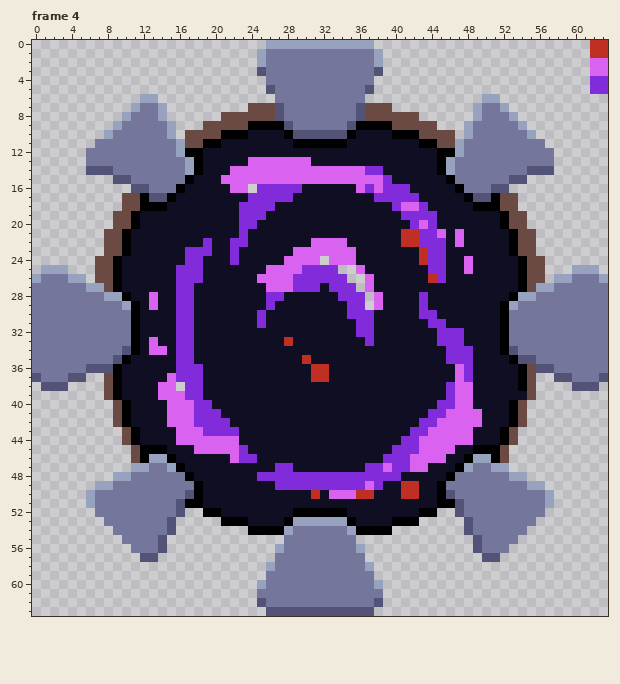
File history of a pixel-art file, Assets/Sprites/Tower&Trap Sprites/Spawner/Enemy_Portal.aseprite. The picture above was drawn from the file before the commit.
64x64 pixels, 6 frames. Shown: frame 4. The commit also changed other frames, which this record leaves out.
And afterwards:
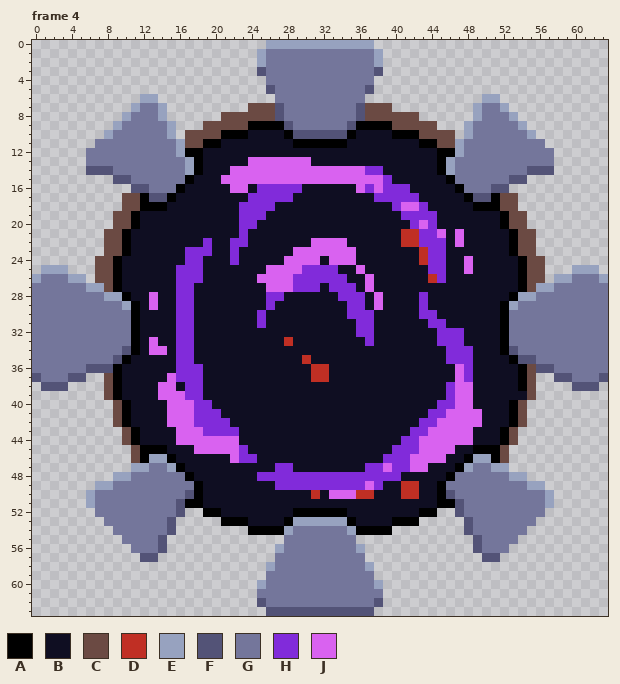
Palette (. is transparent): A #000000  B #0f0e22  C #6b4a43  D #c02f24  E #97a2bf  F #535377  G #74769b  H #812bda  J #d962f0
Changes in this commit:
--- frame 4
@@ x 60..63 @@
- 0 ..DD
- 1 ..DD
- 2 ..JJ
- 3 ..JJ
- 4 ..HH
- 5 ..HH
+ 0 ....
+ 1 ....
+ 2 ....
+ 3 ....
+ 4 ....
+ 5 ....
  6 ....
@@ x 22..26 @@
 15 JJJJJ
-16 JJ.HH
+16 JJBHH
 17 BBHHH
@@ x 30..39 @@
 23 JJJJJJBBBB
-24 JJ.JJJBBBB
-25 HHHH..JBBB
-26 HHHHH..JBB
-27 HHBHHH.JBB
-28 BBBBHHH.JB
-29 BBBBBHH.JB
+24 JJBJJJBBBB
+25 HHHHBBJBBB
+26 HHHHHBBJBB
+27 HHBHHHBJBB
+28 BBBBHHHBJB
+29 BBBBBHHBJB
 30 BBBBBHHHBB
@@ x 14..18 @@
 37 BJHHH
-38 JJ.HH
+38 JJBHH
 39 JJJHH
Changed places in both pictures, as pixel boxes (x1, y1, x2, y2):
erased: (590, 40, 608, 94)
added: (248, 184, 257, 193)
added: (320, 256, 374, 310)
added: (176, 382, 185, 391)
